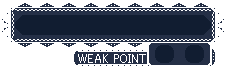
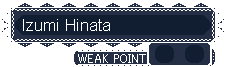
Layered file, before and after one edit (225×67). Changes by layer:
renamed "Pasted Layer" to "Izumi Hinata", showed it, moved it above "BG", painted on it over 23, 19, 110, 31
